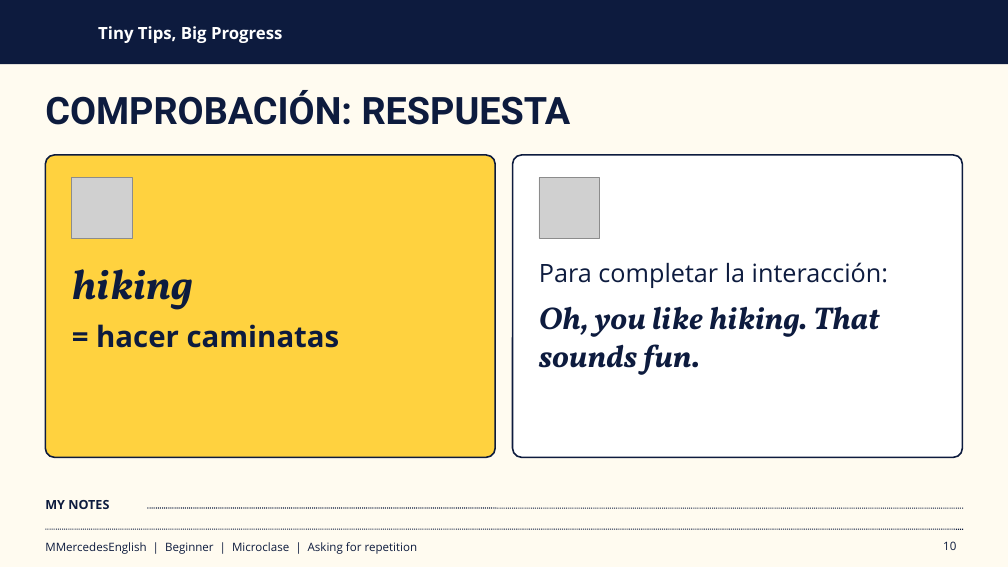
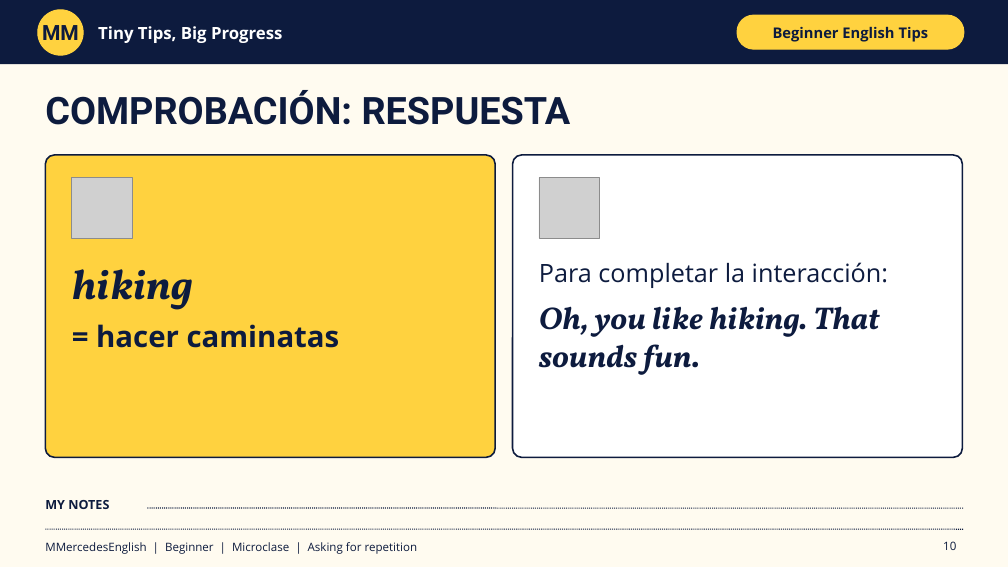
Before and after one commit to marraiz2024-lgtm/marraiz2024-lgtm.github.io, a slide deck: slide 10 of microclase-pedir-repetir.pptx. Drawn at 1008x567 pixels with LibreOffice and Linux fonts; fonts in the diff are those of the drawing; grey boxes stand for pictures. Boxes give left, top, right and bottom in pixels: in the first picture for what was removed or moved away, otherwise in the second. Text is boxed around its words. In the diff, an @@ line names an element or a change of style, - is before the commit and + after.

```diff
--- a/microclase-pedir-repetir.pptx
+++ b/microclase-pedir-repetir.pptx
@@ ellipse added at box(38, 10, 83, 55), fill #FFD23F, outline #FFD23F 1 pt @@
@@ text added at box(42, 25, 79, 40), 20 pt, text #0D1B3E, bold @@
+MM
@@ rounded rectangle added at box(737, 15, 964, 49), fill #FFD23F, outline #FFD23F 1 pt @@
@@ text added at box(773, 26, 929, 42), 14 pt, text #0D1B3E, bold @@
+Beginner English Tips
```
Also in this commit, not shown: 10 other slides changed.
